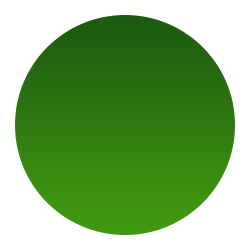
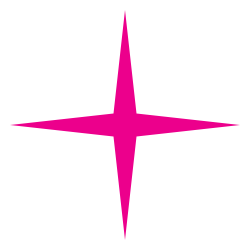
Comparing the layer stacks of the two 250px x 250px images. Changes:
added layer "Polygon 1" above "Shape 3" over [11, 11, 239, 239]
hid "Shape 1" over [15, 15, 235, 235]
